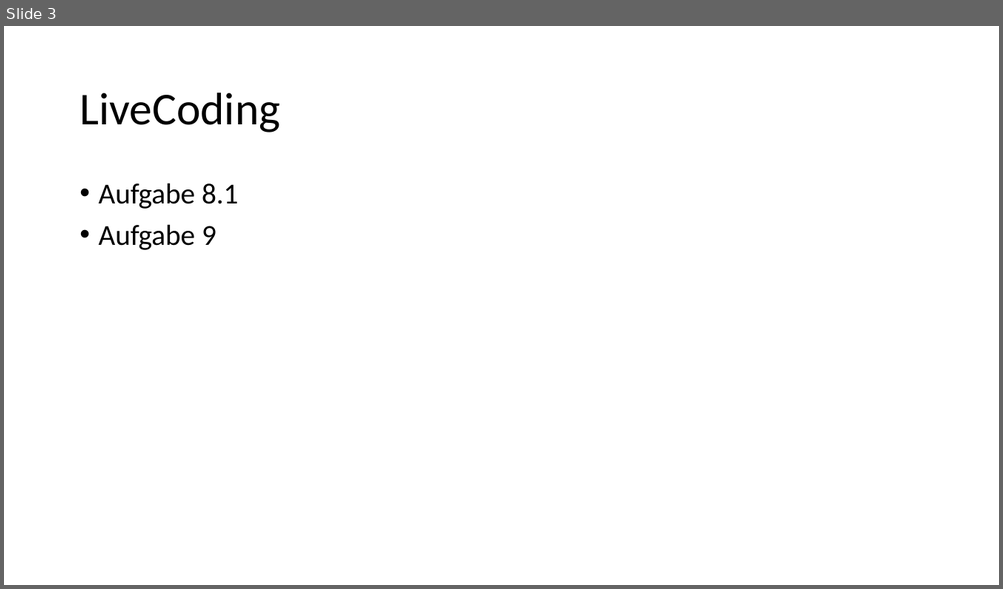
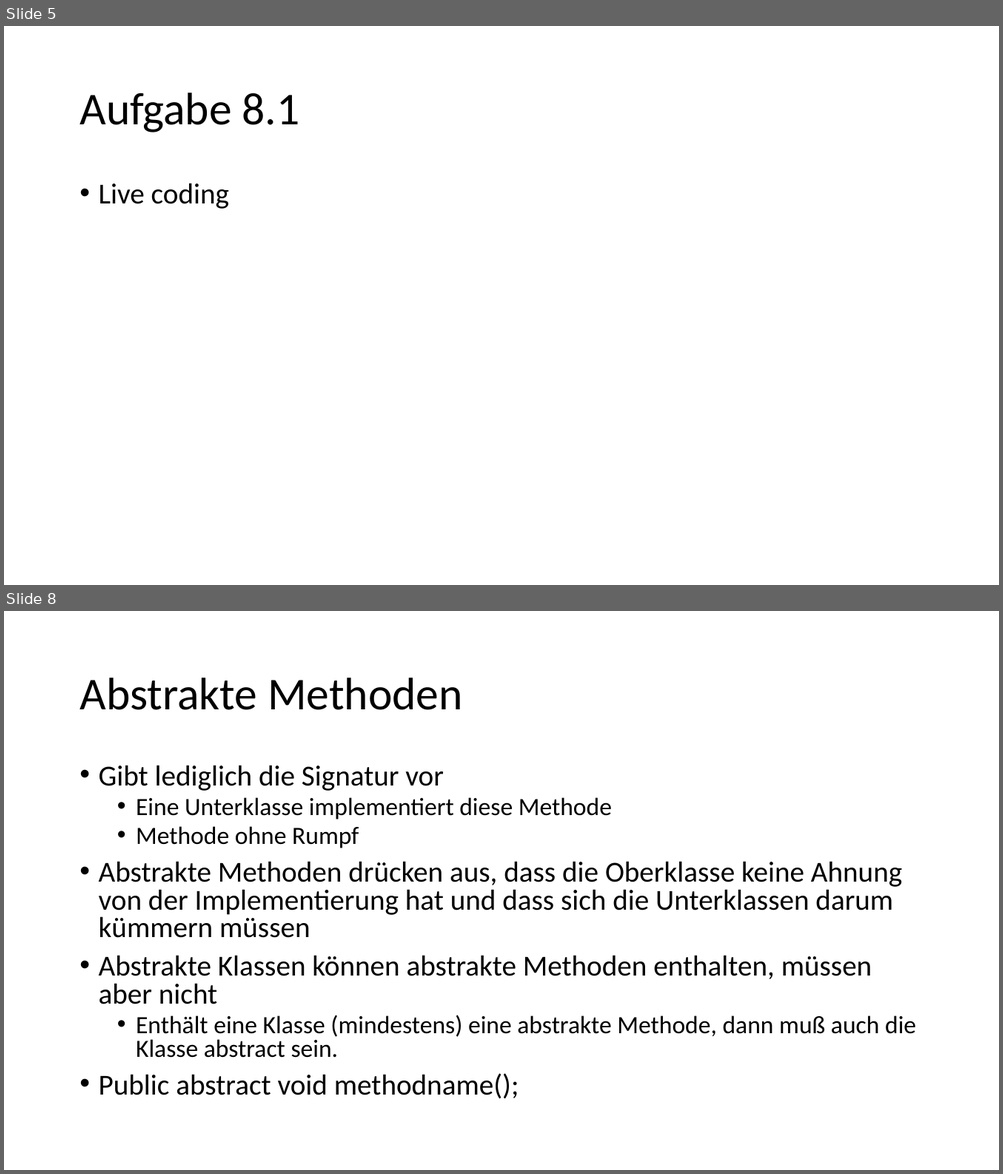
Before and after one commit to anjak610/Tutorium_MIB_1, a slide deck: Tut_Files/Tut_12.12.pptx. Shown one above the other, each under a label of ours: slide 3 before the commit, slides 5 and 8 after it; the slides between them are not shown. The pictures are 1003x589 and 1003x1174 pixels, drawn with LibreOffice and Linux fonts; fonts in the diff are those of the drawing. Boxes give left, top, right and bottom in pixels: in the first picture for what was removed or moved away, otherwise in the second. Text is boxed around its words. In the diff, an @@ line names an element or a change of style, - is before the commit and + after.

```diff
--- a/Tut_Files/Tut_12.12.pptx
+++ b/Tut_Files/Tut_12.12.pptx
@@ slide 8 added at (4,611,999,1170), background #FFFFFF @@
@@ title added at (79,678,463,710), 44 pt, text #000000 @@
+Abstrakte Methoden
@@ text added at (99,765,916,1099), 28 pt, text #000000 @@
+• Gibt lediglich die Signatur vor
+  • Eine Unterklasse implementiert diese Methode
+  • Methode ohne Rumpf
+• Abstrakte Methoden drücken aus, dass die Oberklasse keine Ahnung von der Implementierung hat und dass sich die Unterklassen darum kümmern müssen
+• Abstrakte Klassen können abstrakte Methoden enthalten, müssen aber nicht
+  • Enthält eine Klasse (mindestens) eine abstrakte Methode, dann muß auch die Klasse abstract sein.
+• Public abstract void methodname();
@@ what was slide 3 is now slide 5 @@
@@ slide 5 changed as well @@
@@ title at (79,93,300,133): text changed @@
-LiveCoding
+Aufgabe 8.1
@@ text at (99,183,229,209): text changed @@
-• Aufgabe 8.1
-• Aufgabe 9
+• Live coding
```
Also in this commit, not shown: 5 other slides added, 3 slides removed.
